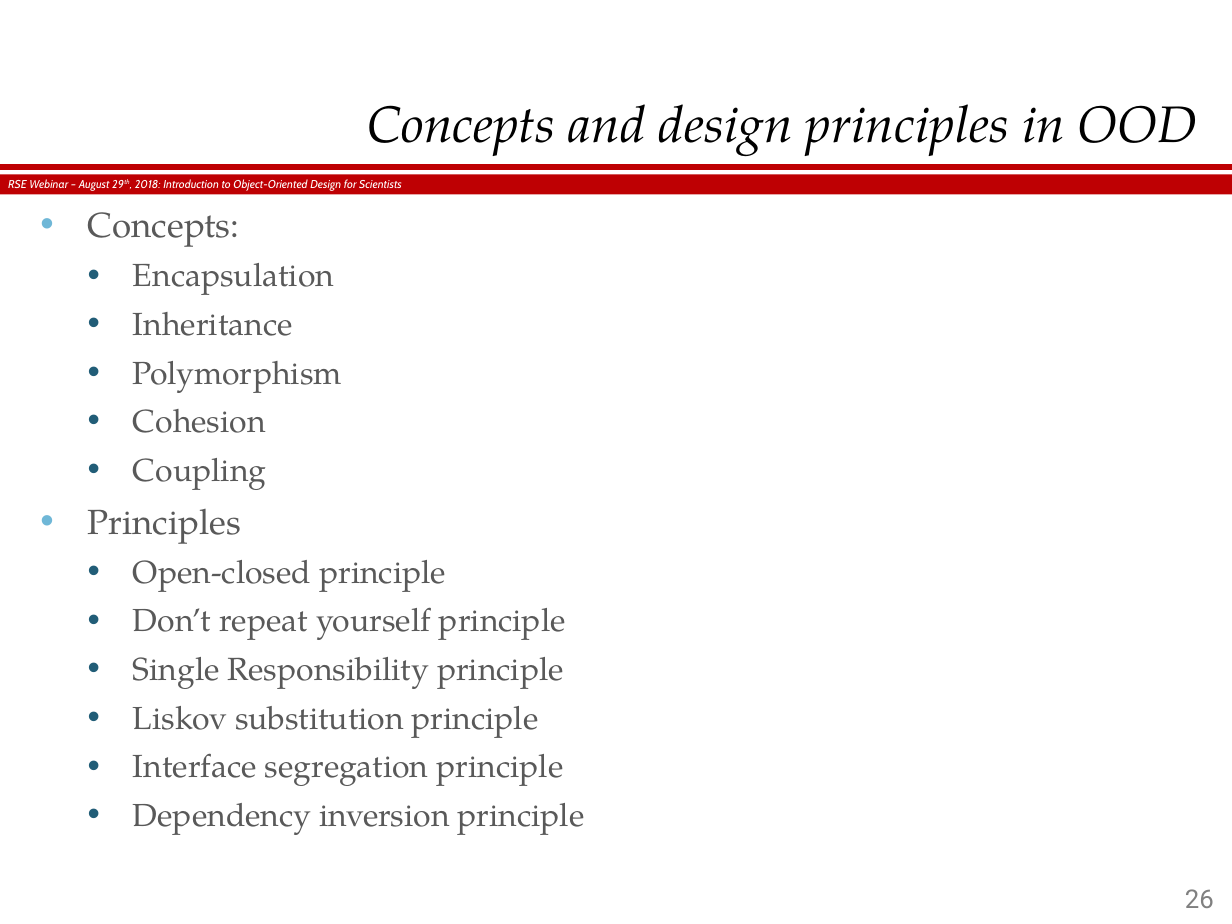
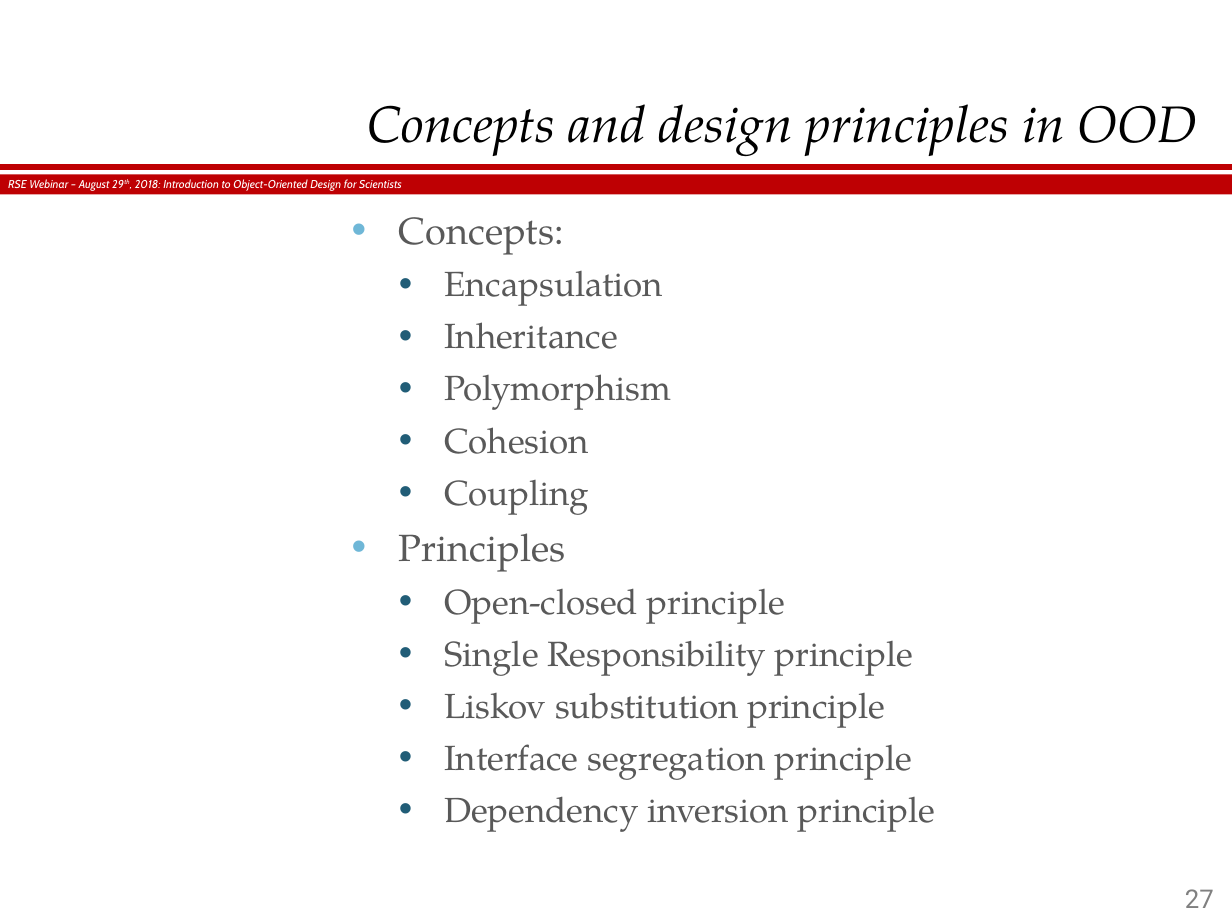
Before and after one commit to hergin/ObjectOrientedMethodology, a slide deck: slide 27 of RSE Webinar - 08.29.2018.pptx (slide 26 before the commit). Drawn at 1232x924 pixels with LibreOffice and Linux fonts; fonts in the diff are those of the drawing; background and template pictures are left out. Boxes give left, top, right and bottom in pixels: in the first picture for what was removed or moved away, otherwise in the second. Text is boxed around its words. In the diff, an @@ line names an element or a change of style, - is before the commit and + after.

```diff
--- a/RSE Webinar - 08.29.2018.pptx
+++ b/RSE Webinar - 08.29.2018.pptx
@@ text "Concepts:": place and size @@
-text "Concepts:" at [88,212,566,827]
+text "Concepts:" at [399,217,935,832]
@@ text "Concepts:" at [399,217,935,832]: size 15.3 to 16.6 pt in "Concepts:", "Principles"; size 14 to 15.3 pt @@
@@ text at [133,607,566,640]: paragraph removed @@
-  • Don’t repeat yourself principle
@@ page number at [1185,889,1214,908]: text changed @@
-26
+27
```
Also in this commit, not shown: 7 other slides changed, 30 slides added, 4 other files.
